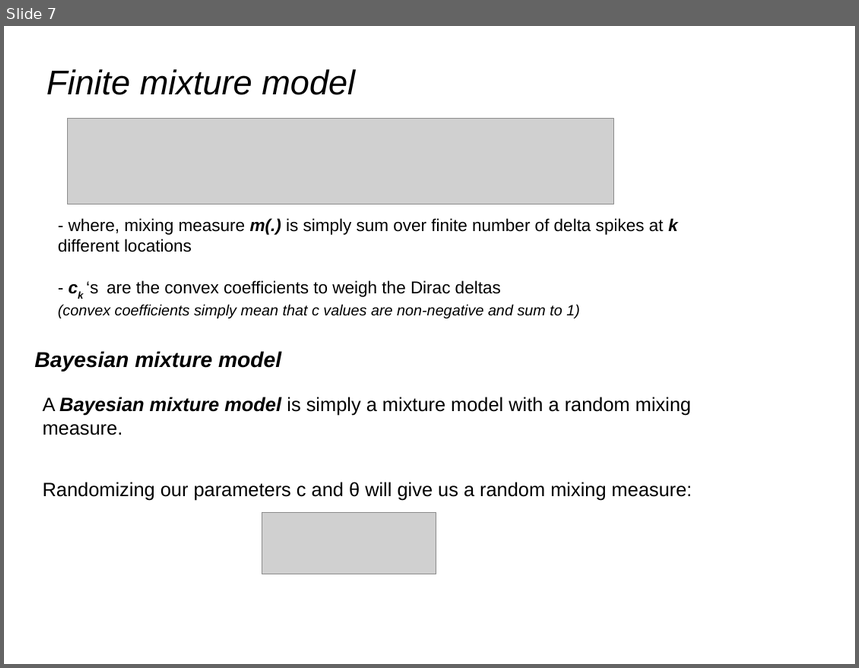
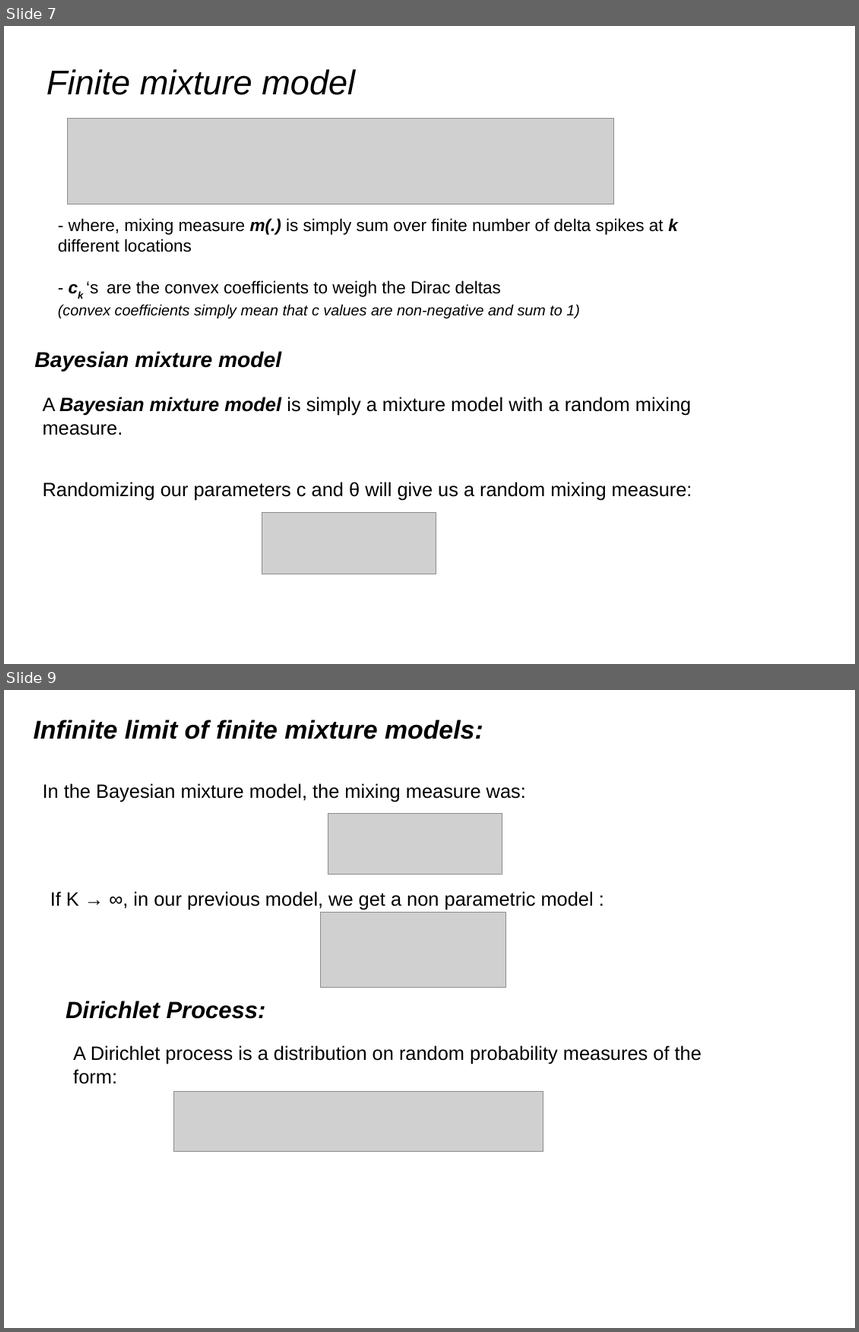
Before and after one commit to afcarl/Dirichlet_Processes, a slide deck: version_2.odp. Shown one above the other, each under a label of ours: slide 7 before the commit, slides 7 and 9 after it; the slides between them are not shown. The pictures are 859x668 and 859x1332 pixels, drawn with LibreOffice and Linux fonts; fonts in the diff are those of the drawing; grey boxes stand for pictures. Boxes give left, top, right and bottom in pixels: in the first picture for what was removed or moved away, otherwise in the second. Text is boxed around its words. In the diff, an @@ line names an element or a change of style, - is before the commit and + after.

```diff
--- a/version_2.odp
+++ b/version_2.odp
@@ slide 9 added at (4,690,855,1328), background #FFFFFF @@
@@ title added at (34,720,484,739), 24 pt, text #000000, bold, italic @@
+Infinite limit of finite mixture models:
@@ text added at (43,783,526,802), 18 pt, text #000000 @@
+In the Bayesian mixture model, the mixing measure was:
@@ picture added at (329,814,503,875) @@
@@ text added at (50,891,594,910), 18 pt, text #000000 @@
+If K → ∞, in our previous model, we get a non parametric model :
@@ picture added at (321,913,506,988) @@
@@ text added at (66,1001,266,1019), 22 pt, text #000000, bold, italic @@
+Dirichlet Process:
@@ text added at (73,1046,702,1084), 18 pt, text #000000 @@
+A Dirichlet process is a distribution on random probability measures of the form:
@@ picture added at (174,1091,544,1152) @@
```
Also in this commit, not shown: 1 slide changed, 1 other slide added, 4 slides removed.
